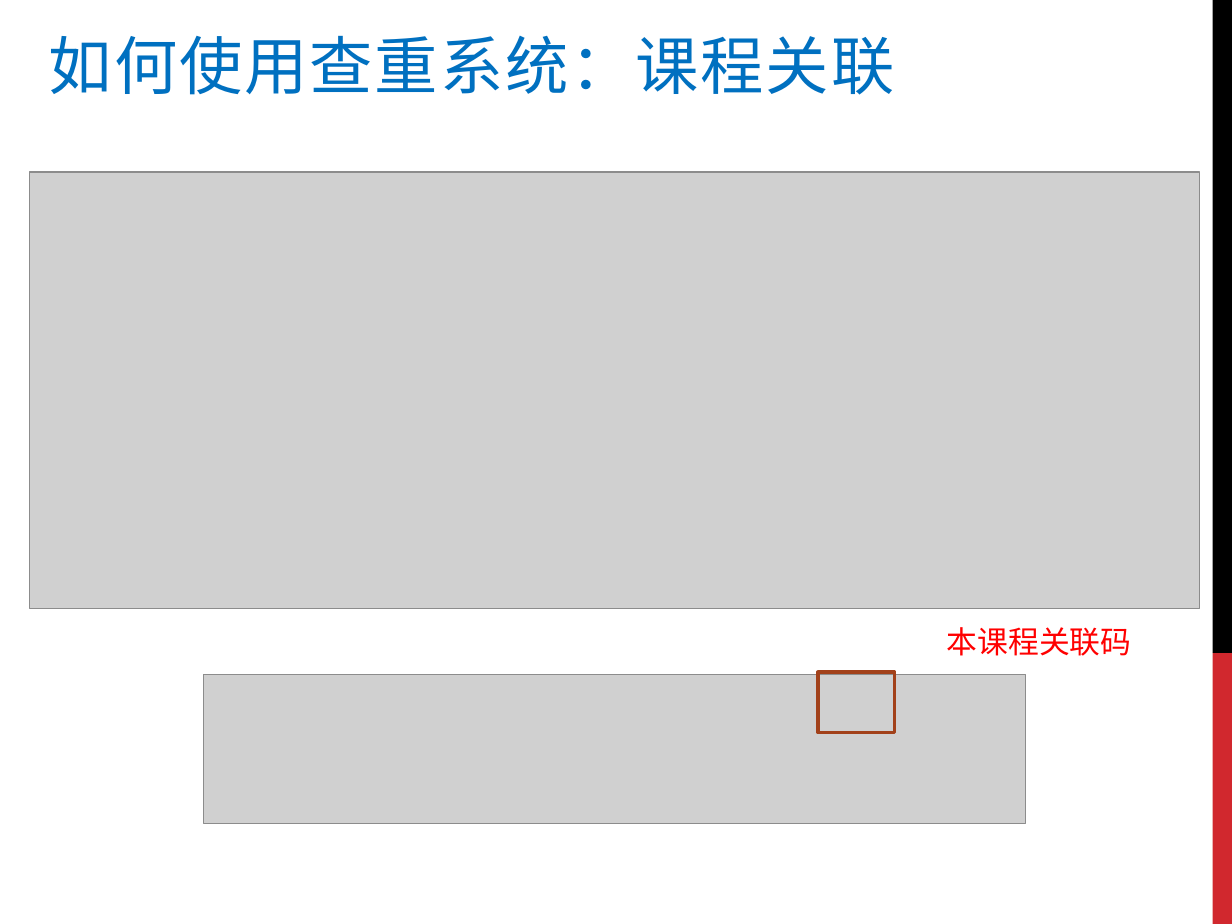
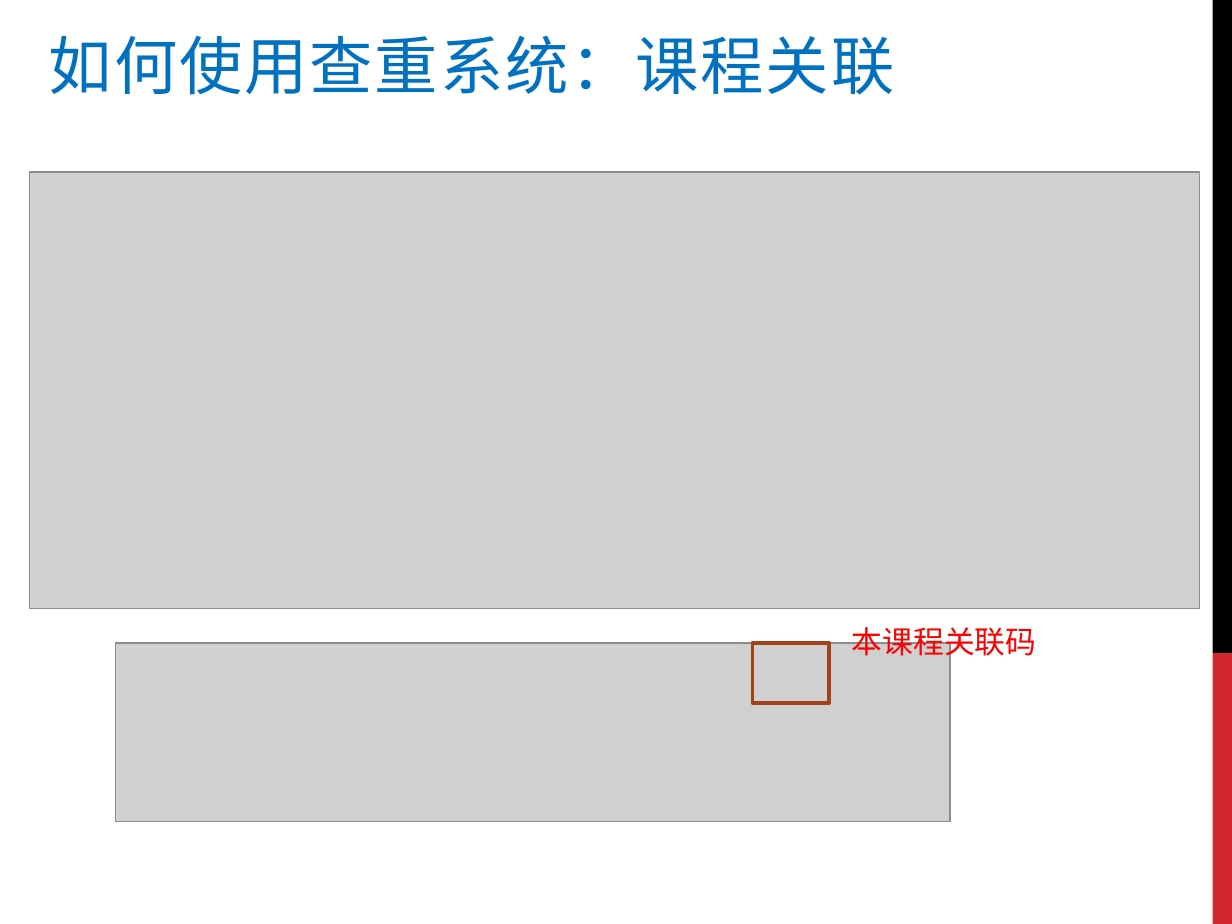
Before and after one commit to wuyirui/wuyirui.github.io, a slide deck: slide 6 of ppt/CSHomework.pptx. Drawn at 1232x924 pixels with LibreOffice and Linux fonts; fonts in the diff are those of the drawing; grey boxes stand for pictures. Boxes give left, top, right and bottom in pixels: in the first picture for what was removed or moved away, otherwise in the second. Text is boxed around its words. In the diff, an @@ line names an element or a change of style, - is before the commit and + after.

```diff
--- a/ppt/CSHomework.pptx
+++ b/ppt/CSHomework.pptx
@@ text "本课程关联码" rewrapped from [947, 627, 1132, 656] to [852, 627, 1037, 662] @@
@@ picture: place and size @@
-picture at [203, 674, 1025, 823]
+picture at [116, 643, 951, 822]
@@ rectangle: place and size @@
-rectangle at [818, 673, 894, 733]
+rectangle at [753, 643, 829, 703]
```
Also in this commit, not shown: 3 other slides changed, 8 other files.
